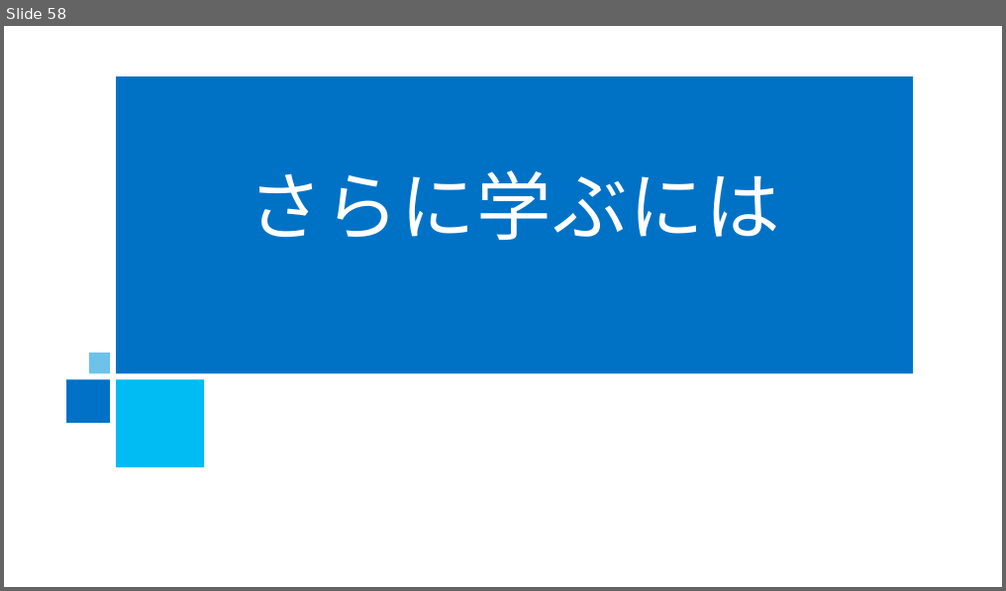
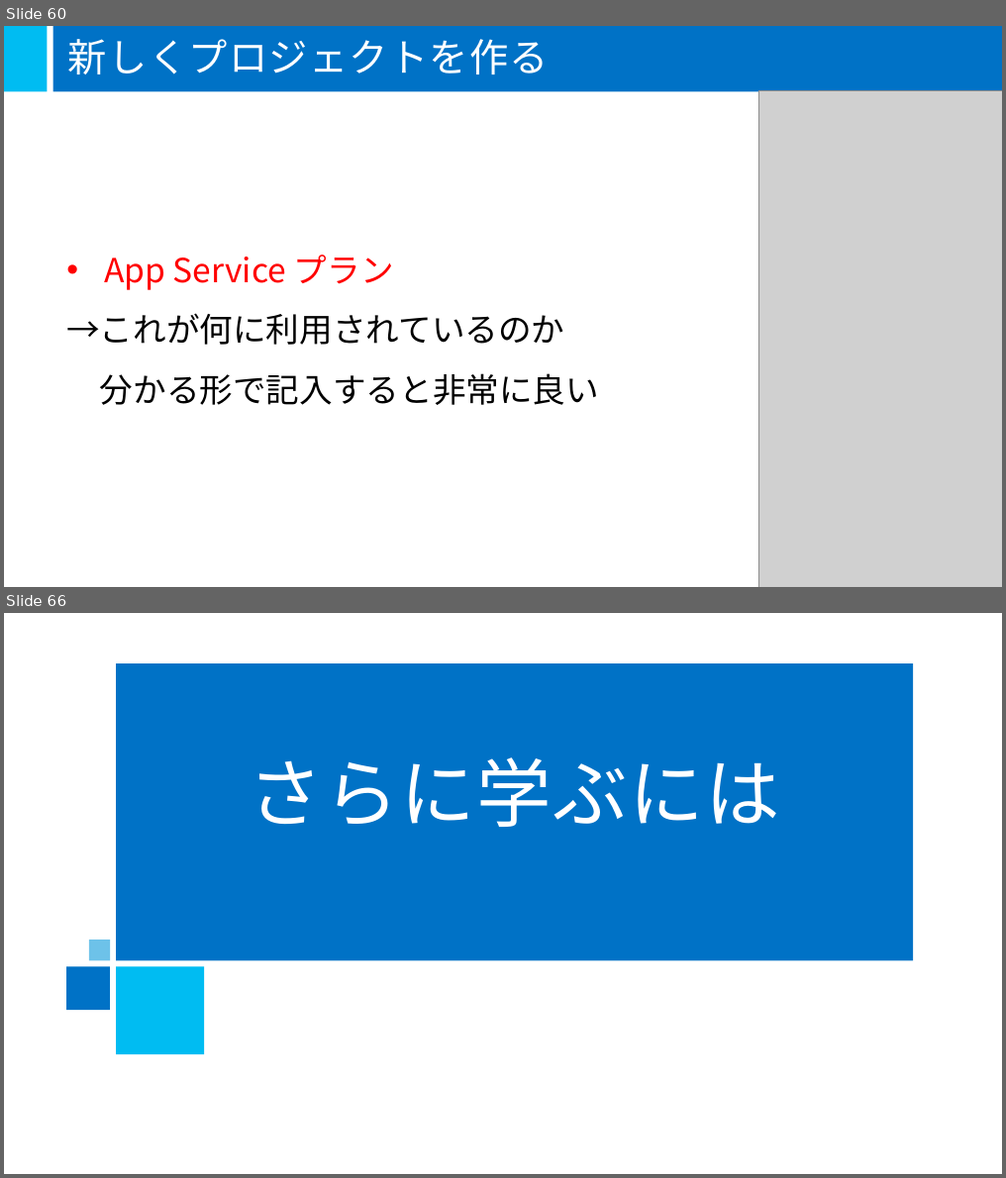
Before and after one commit to mspjp/20160611TokyoSeminar, a slide deck: 05-Microsoft Azure/05-Microsoft Azure.pptx. Shown one above the other, each under a label of ours: slide 58 before the commit, slides 60 and 66 after it; the slides between them are not shown. The pictures are 1006x591 and 1006x1178 pixels, drawn with LibreOffice and Linux fonts; fonts in the diff are those of the drawing; grey boxes stand for pictures; background and template pictures are left out. Boxes give left, top, right and bottom in pixels: in the first picture for what was removed or moved away, otherwise in the second. Text is boxed around its words. In the diff, an @@ line names an element or a change of style, - is before the commit and + after.

```diff
--- a/05-Microsoft Azure/05-Microsoft Azure.pptx
+++ b/05-Microsoft Azure/05-Microsoft Azure.pptx
@@ slide 60 added at <box>4,26,1002,587</box>, background #FFFFFF @@
@@ rectangle added at <box>4,26,48,92</box>, fill #00BCF2 @@
@@ rectangle added at <box>54,26,1002,92</box>, fill #0072C6 @@
@@ title added at <box>68,39,548,75</box>, 37.3 pt, text #FFFFFF @@
+新しくプロジェクトを作る
@@ picture added at <box>758,90,1002,587</box> @@
@@ text added at <box>66,255,599,405</box>, 32 pt, text #000000 @@
+• App Service プラン
+→これが何に利用されているのか
+分かる形で記入すると非常に良い
@@ what was slide 58 is now slide 66 @@
```
Also in this commit, not shown: 5 slides changed, 8 other slides added, 1 slide removed.
